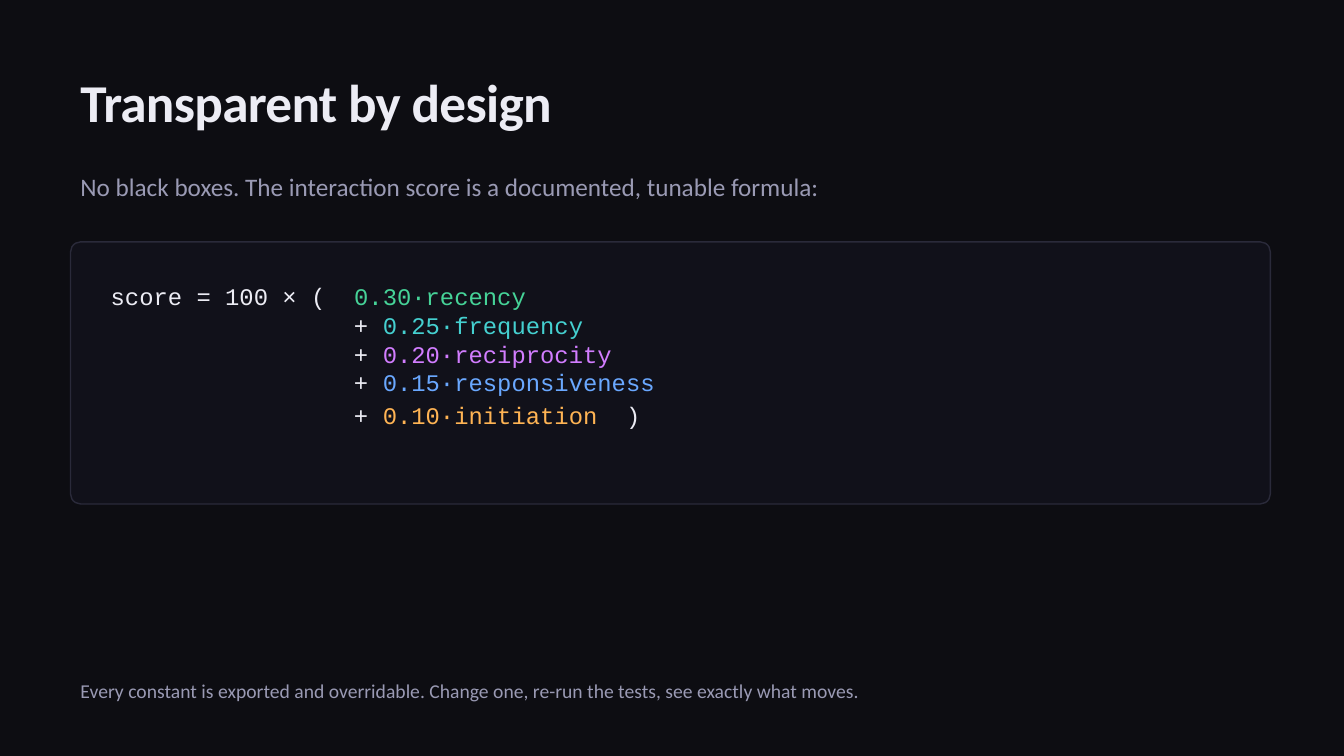
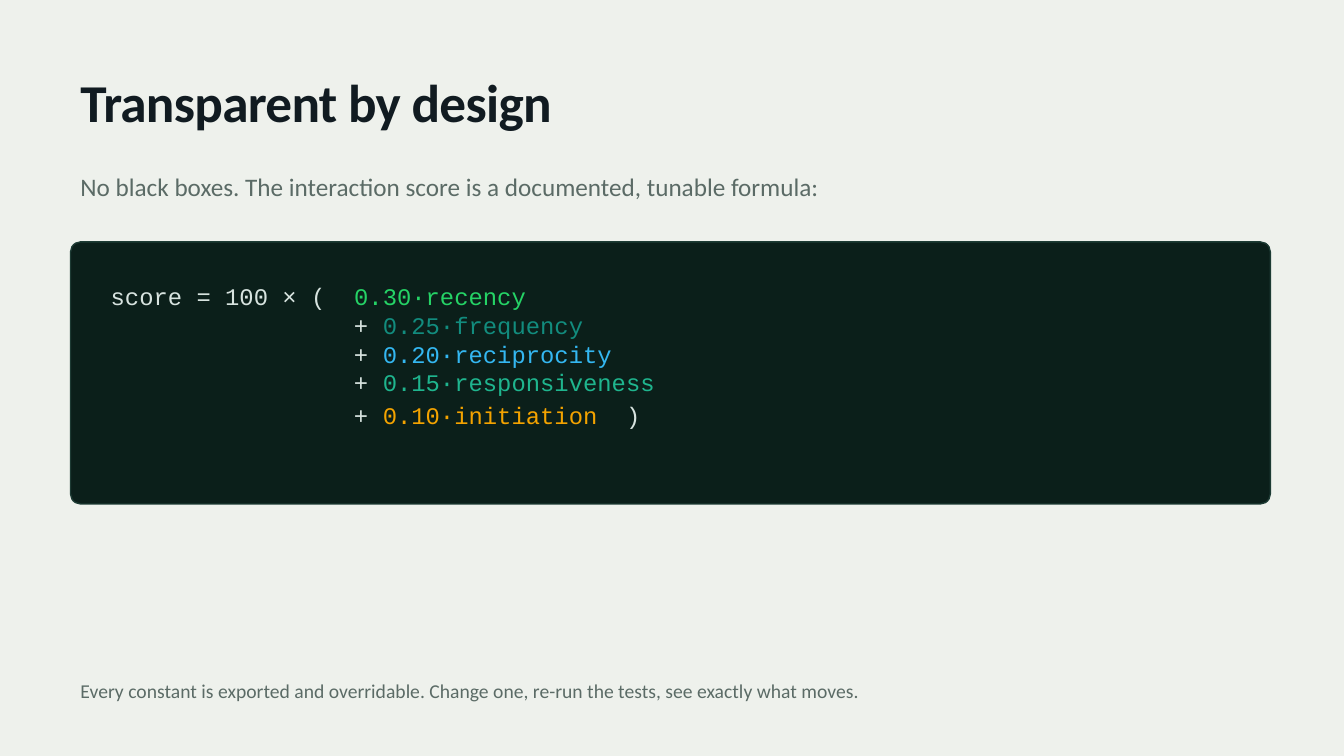
Before and after one commit to akhil29897/comit, a slide deck: slide 5 of presentation/comit.pptx. Drawn at 1344x756 pixels with LibreOffice and Linux fonts; fonts in the diff are those of the drawing. Boxes give left, top, right and bottom in pixels: in the first picture for what was removed or moved away, otherwise in the second. Text is boxed around its words. In the diff, an @@ line names an element or a change of style, - is before the commit and + after.

Commit message:
Take the WhatsApp look everywhere + add iPhone 15 prototype
- New prototype/ — a self-contained, zero-dependency iPhone 15 prototype
  (Launch, Today, People, Balance) with WhatsApp app-bar, chat-bubble
  nudges, contact-list scores, Dynamic Island, status bar and tab bar
- Reskin the slide deck to the WhatsApp light/green theme (green title +
  closing slides, light content slides, white cards, green accents)
- Regenerate comit.pptx to match (green title/closing, light content)
- Reskin the README hero banner to WhatsApp green
- Add docs/images/mobile.svg and a "On your phone" README section

```diff
--- a/presentation/comit.pptx
+++ b/presentation/comit.pptx
@@ background #0D0D12 to #EEF1EC @@
@@ text "Transparent by design" at [80, 84, 552, 131]: text colour #ECECF4 to #111B21 @@
@@ text "No black boxes. The interaction ..." at [80, 178, 818, 199]: text colour #9A9AB4 to #5B6B66 @@
@@ rounded rectangle at [71, 242, 1270, 504]: fill #11111A to #0B1F1A; outline #2A2A3A 1 pt to #1D3B34 1 pt @@
@@ text "score = 100 × ( ..." at [111, 289, 655, 425]: text colour #ECECF4 to #D7E3DF in "score = 100 × ( + + ..."; text colour #46D398 to #25D366 in "0.30·recency"; text colour #45D0D0 to #128C7E in "0.25·frequency"; text colour #D27DFF to #34B7F1 in "0.20·reciprocity"; text colour #6AA8FF to #1FB58E in "0.15·responsiveness"; text colour #FFB454 to #F4A300 in "0.10·initiation" @@
@@ text "Every constant is exported and ..." at [80, 684, 858, 702]: text colour #9A9AB4 to #5B6B66 @@
```
Also in this commit, not shown: 9 other slides changed, 9 other files.
